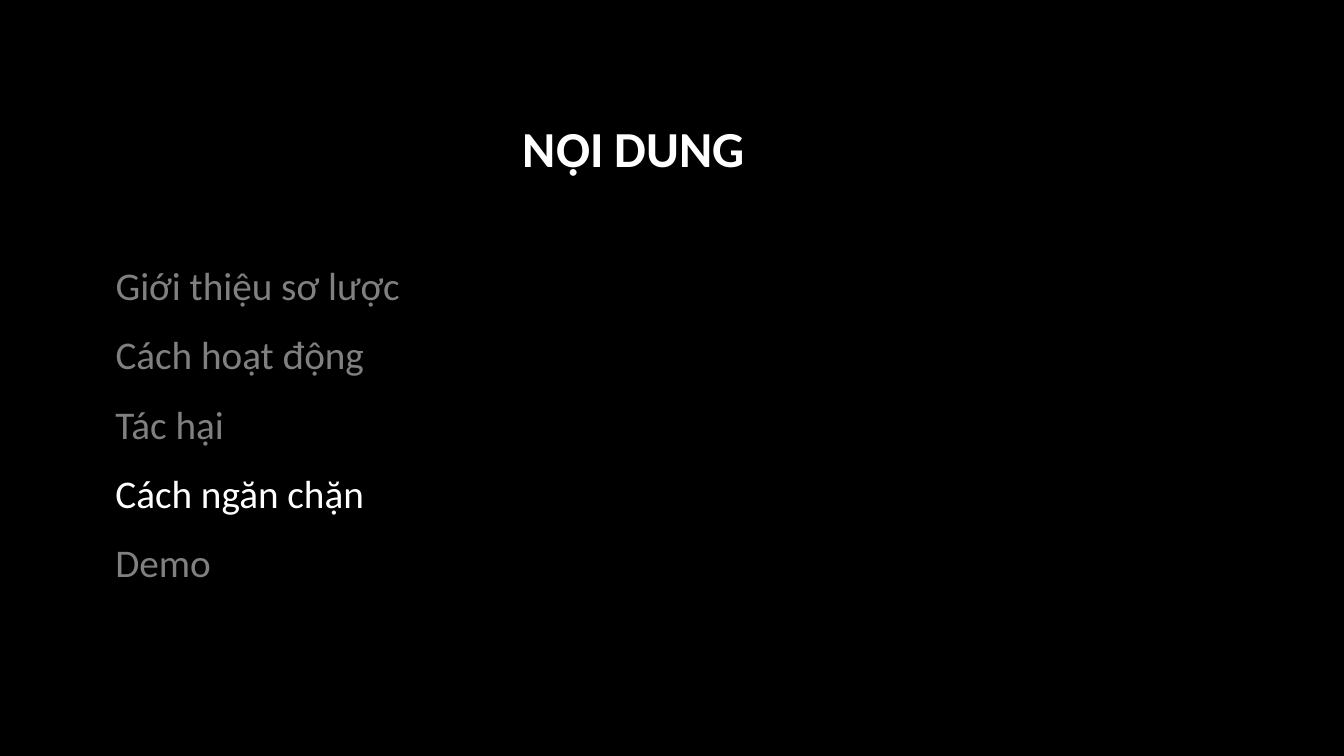
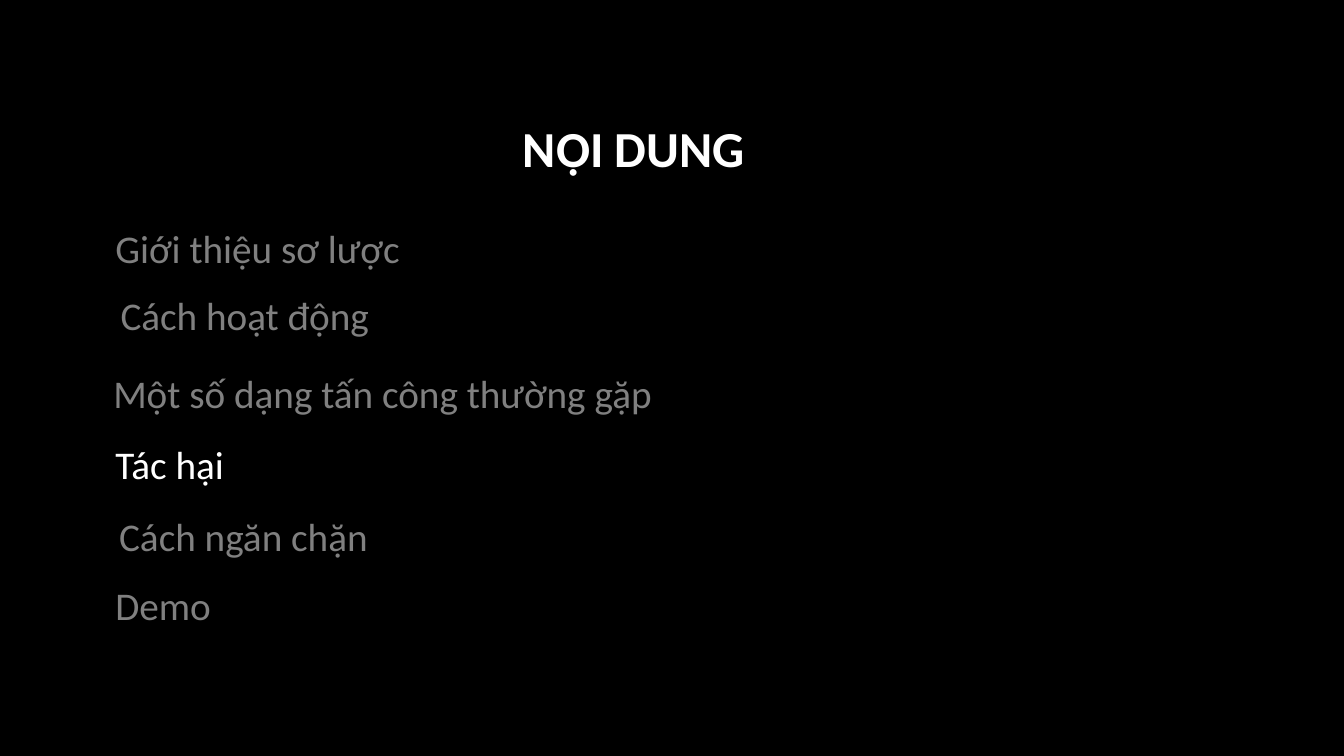
Before and after one commit to phamthanhtrungg/sql-injection, a slide deck: slide 15 of presentation.pptx (slide 11 before the commit). Drawn at 1344x756 pixels with LibreOffice and Linux fonts; fonts in the diff are those of the drawing; background and template pictures are left out. Boxes give left, top, right and bottom in pixels: in the first picture for what was removed or moved away, otherwise in the second. Text is boxed around its words. In the diff, an @@ line names an element or a change of style, - is before the commit and + after.

Commit message:
update slide

```diff
--- a/presentation.pptx
+++ b/presentation.pptx
@@ text "Giới thiệu sơ lược": place and size @@
-text "Giới thiệu sơ lược" at [116,273,400,307]
+text "Giới thiệu sơ lược" at [115,236,400,270]
@@ text "Cách hoạt động": place and size @@
-text "Cách hoạt động" at [116,342,364,376]
+text "Cách hoạt động" at [121,303,369,337]
@@ text added at [113,378,652,415], 28 pt, text #808080 @@
+Một số dạng tấn công thường gặp
@@ text "Tác hại": place and size @@
-text "Tác hại" at [115,412,224,446]
+text "Tác hại" at [115,451,224,486]
@@ text "Tác hại" at [115,451,224,486]: text colour #808080 to #FFFFFF @@
@@ text "Cách ngăn chặn": place and size @@
-text "Cách ngăn chặn" at [115,480,363,515]
+text "Cách ngăn chặn" at [119,524,367,558]
@@ text "Cách ngăn chặn" at [119,524,367,558]: text colour #FFFFFF to #808080 @@
@@ text "Demo": place and size @@
-text "Demo" at [115,552,210,577]
+text "Demo" at [115,595,210,620]
```
Also in this commit, not shown: 6 other slides changed, 12 slides added, 4 slides removed, 1 other file.
